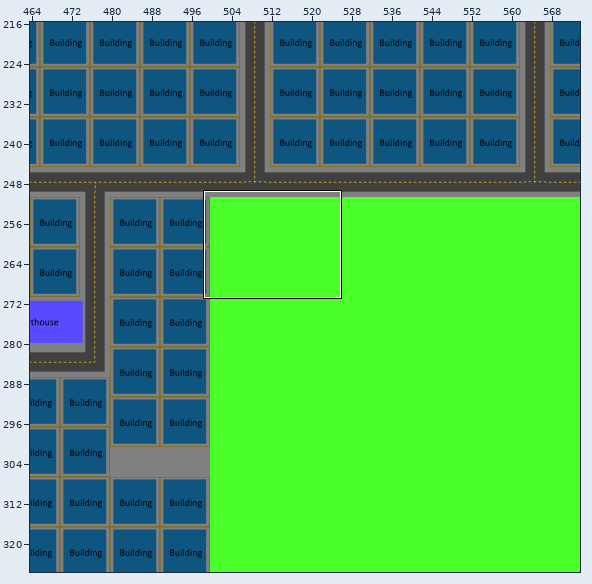
One commit to this Tiled map: Workspace/Game/core/assets/Map/map2.tmx. Above: a wide view before the commit, with the close-up outlined.
Close-up. As it was:
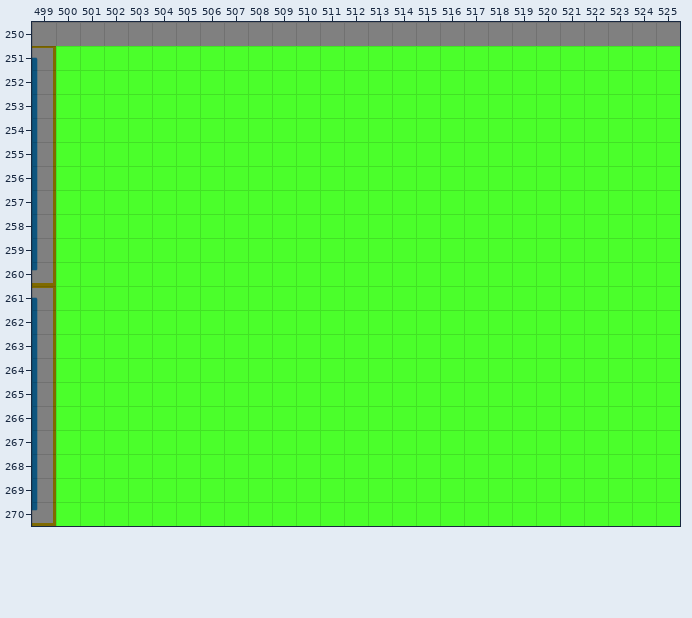
Cells are 32x32 px. Shown: x 499..525, y 250..270. The commit also changed other parts of the map, which this record leaves out.
Once edited:
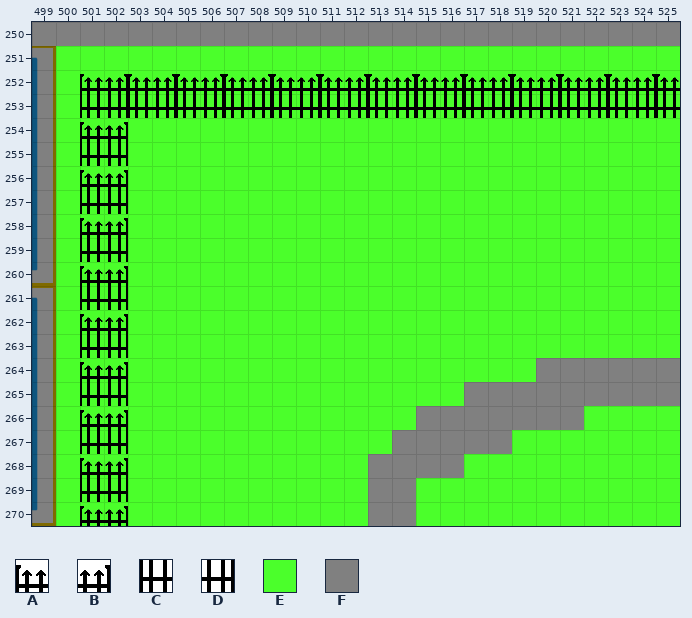
Key: from "Fence": A 0, B 1, C 2, D 3; from "Grass": E 0; from "Sidewalk": F 0.
_ is an empty cell.
Edits made:
Layer "Terrain Layer":
The edit turns tile E into tile F in row 264 at x 520 to 525; in row 265 at x 517 to 525; in row 266 at x 515 to 521; in row 267 at x 514 to 518; in row 268 at x 513 to 516; in rows 269 to 270 at x 513 to 514.
Layer "Building Layer":
There is now tile A in row 252 at x 501, 503, 505, 507, 509, 511, 513, 515, 517, 519, 521, 523 and 525; in row 254 at x 501; in row 256 at x 501; in row 258 at x 501; in row 260 at x 501; in row 262 at x 501.
There is now tile A in row 264 at x 501; in row 266 at x 501; in row 268 at x 501; in row 270 at x 501.
There is now tile B in row 252 at x 502, 504, 506, 508, 510, 512, 514, 516, 518, 520, 522 and 524; in row 254 at x 502; in row 256 at x 502; in row 258 at x 502; in row 260 at x 502; in row 262 at x 502.
There is now tile B in row 264 at x 502; in row 266 at x 502; in row 268 at x 502; in row 270 at x 502.
There is now tile C in row 253 at x 501, 503, 505, 507, 509, 511, 513, 515, 517, 519, 521, 523 and 525; in row 255 at x 501; in row 257 at x 501; in row 259 at x 501; in row 261 at x 501; in row 263 at x 501.
There is now tile C in row 265 at x 501; in row 267 at x 501; in row 269 at x 501.
There is now tile D in row 253 at x 502, 504, 506, 508, 510, 512, 514, 516, 518, 520, 522 and 524; in row 255 at x 502; in row 257 at x 502; in row 259 at x 502; in row 261 at x 502; in row 263 at x 502.
There is now tile D in row 265 at x 502; in row 267 at x 502; in row 269 at x 502.
Changed places in both close-ups, as pixel boxes (x1, y1, x2, y2):
changed: (80, 74, 680, 526)
